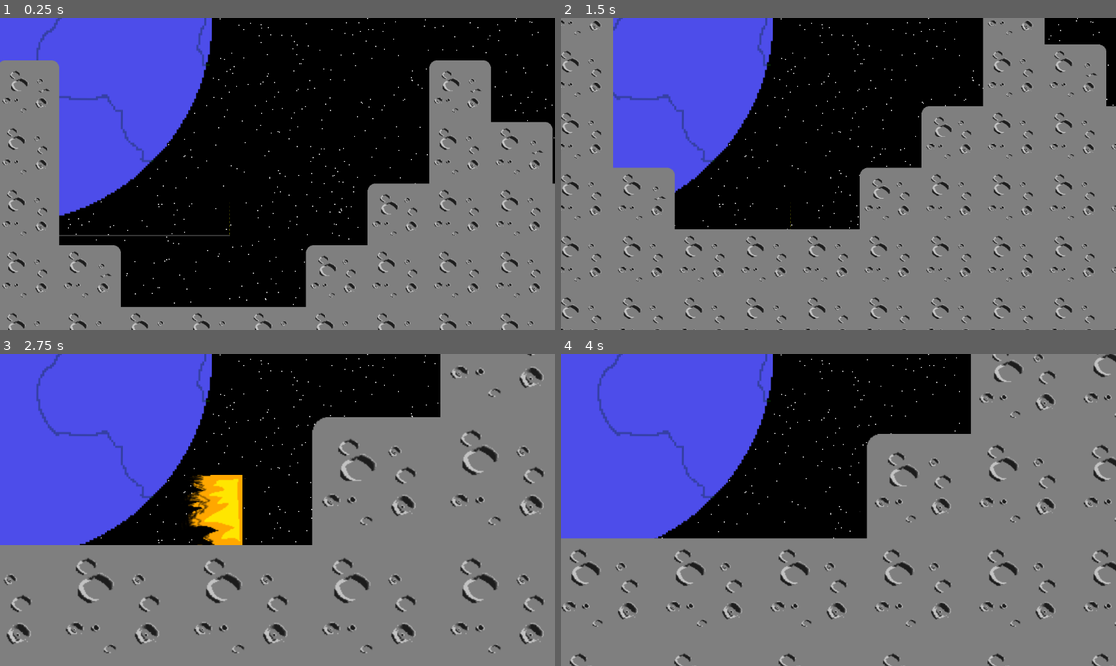
Above: before the commit, frames 1-4 (two rows, left to right).
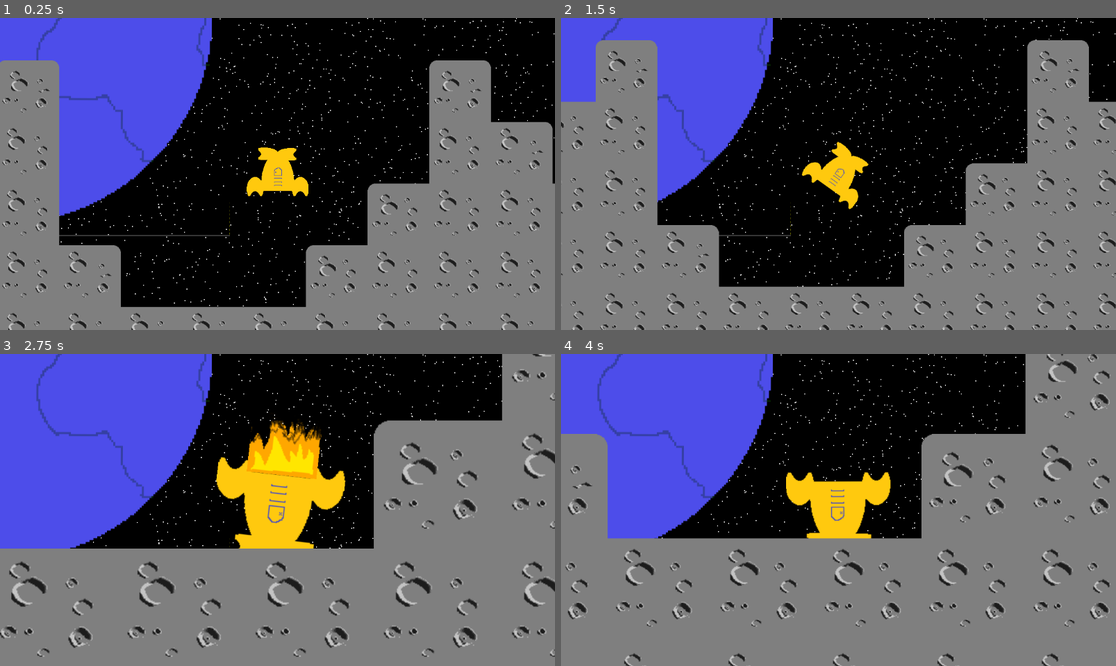
Above: after the commit, the same moments.

Repository: acidmath/DialIt
Game: Godot game, scene res://Main.tscn
The game is run twice, just before and just after one commit, with the same random seed, the same clock (stepped at 60 frames per second) and the same inputs. Sound files missing from this copy of the repository are replaced by a short silence.
Inputs (mouse positions are in pixels of both pictures, inside the frame that each line leads up to):
- Up to frame 1 (0.25 s): no input
- Up to frame 2 (1.5 s): move the mouse to (960, 158) at 0.52 s; hold W (thrust) 0.53-1.28 s; hold A (lRot) 0.53-1.28 s; tap Right (rRot) at 0.8, 1.35 s; move the mouse to (727, 189) at 1.27 s
- Up to frame 3 (2.75 s): tap A (lRot) at 1.55 s; move the mouse to (333, 441) at 2.02 s; hold W (thrust) from 2.03 s (still down); hold Mouse wheel up (ZoomIn) from 2.03 s (still down); tap Right (rRot) at 2.3 s
- Up to frame 4 (4 s): move the mouse to (810, 572) at 2.77 s; release Mouse wheel up (ZoomIn) at 2.78 s; tap Mouse wheel down (ZoomOut) at 2.85 s; tap A (lRot) at 3.05 s; move the mouse to (1005, 556) at 3.52 s; release W (thrust) at 3.53 s; hold A (lRot) from 3.53 s (still down); tap Right (rRot) at 3.8 s

The runs differ from the first frame. In frame 1, 1.4% of the frame differs, in the area x 10-100%, y 0-93%; in frame 2, 29%, in the area x 0-100%, y 0-100%; in frame 3, 21%; in frame 4, 17%.

Commit message:
we all live

Diff:
--- a/Background.gd
+++ b/Background.gd
@@ -1,5 +1,6 @@
 extends Node2D
 @onready var canvas_layer = $"."
+const inverseProbability = 500
 var origin = Vector2(0, 0)
 var screenRect
 var random
@@ -17,7 +18,7 @@
 	# setup star randomizer
 	random = RandomNumberGenerator.new()
 	random.randomize()
-	magicNumber = random.randi() % 1000
+	magicNumber = random.randi() % inverseProbability
 
 	# connect to window size changes
 	get_window().size_changed.connect(OnWindowSizeChanged)
@@ -57,7 +58,7 @@
 		DrawStar(coord)
 
 func DrawRandomStar(x: int, y: int):
-	if random.randi() % 1000 == magicNumber:
+	if random.randi() % inverseProbability == magicNumber:
 		var coord = Vector2(x, y)
 		DrawStar(coord)
 		oldStars.append(coord)
--- a/Controls.gd
+++ b/Controls.gd
@@ -1,32 +1,35 @@
 extends RigidBody2D
 const ENGINE_FORCE_STEP_MAX = 10
 const THRUST_DELTA_UPDATE_THRESHOLD = 0.5
-var engine_force_step = 0
-var engine_force = 200.0
-var spin_force = 100.0
+const TopPosition = Vector2(0, -64)
+var engineForceStep = 0
+var engineForce = 200.0
+var spinForce = 100.0
 var lastThrustDeltaUpdate = 0
 @onready var audio_stream_player_2d = $AudioStreamPlayer2D
 @onready var fire_sprite_2d = $FireSprite2D
 
 func _physics_process(_delta):
 	if Input.is_action_pressed("lRot"):
-		apply_torque_impulse(-spin_force)
+		apply_force(Vector2.from_angle(rotation + PI) * spinForce, TopPosition.rotated(rotation + PI))
+		print(Vector2.from_angle(rotation + PI))
 	if Input.is_action_pressed("rRot"):
-		apply_torque_impulse(spin_force)
+		apply_force(Vector2.from_angle(rotation) * spinForce, TopPosition.rotated(rotation))
+		print(Vector2.from_angle(rotation))
 	if Input.is_action_pressed("thrust"):
-		if(engine_force_step < ENGINE_FORCE_STEP_MAX):
-			engine_force_step += 1
+		if engineForceStep < ENGINE_FORCE_STEP_MAX:
+			engineForceStep += 1
 
-		apply_central_force(Vector2.from_angle(rotation - PI/2) * engine_force * engine_force_step)
-	elif(engine_force_step > 0):
-		engine_force_step -= 1
+		apply_central_force(Vector2.from_angle(rotation - PI/2) * engineForce * engineForceStep)
+	elif engineForceStep > 0:
+		engineForceStep -= 1
 
-	if(engine_force_step == 0):
+	if engineForceStep == 0:
 		fire_sprite_2d.visible = false
 		audio_stream_player_2d.stream_paused = true
 	else:
 		fire_sprite_2d.visible = true
 		audio_stream_player_2d.stream_paused = false
-		fire_sprite_2d.scale.x = engine_force_step * 0.1
-		fire_sprite_2d.scale.y = engine_force_step * 0.1
-		audio_stream_player_2d.volume_db = linear_to_db(abs(engine_force_step) * 0.1)
+		fire_sprite_2d.scale.x = engineForceStep * 0.1
+		fire_sprite_2d.scale.y = engineForceStep * 0.1
+		audio_stream_player_2d.volume_db = linear_to_db(abs(engineForceStep) * 0.1)
--- a/Main.tscn
+++ b/Main.tscn
@@ -1,7 +1,7 @@
 [gd_scene load_steps=18 format=4 uid="uid://omkqitj3by8v"]
 
 [ext_resource type="Script" path="res://Controls.gd" id="1_up563"]
-[ext_resource type="Texture2D" uid="uid://cwjg0e8ke0qa" path="res://player/Lander_0.png" id="2_qn7y8"]
+[ext_resource type="Texture2D" uid="uid://dhtt3gq3hvmtp" path="res://player/Lander_1.png" id="2_cv023"]
 [ext_resource type="Script" path="res://player/camera_2d.gd" id="3_jmdgt"]
 [ext_resource type="Texture2D" uid="uid://dosflbl4771cc" path="res://player/fireSprite.png" id="3_ohatq"]
 [ext_resource type="AudioStream" uid="uid://cu185vlc38sq0" path="res://player/rocketShipSound.mp3" id="4_gqhyd"]
@@ -445,7 +445,7 @@
 shape = SubResource("RectangleShape2D_qb25u")
 
 [node name="Sprite2D" type="Sprite2D" parent="RigidBody2D"]
-texture = ExtResource("2_qn7y8")
+texture = ExtResource("2_cv023")
 
 [node name="Camera2D" type="Camera2D" parent="RigidBody2D"]
 script = ExtResource("3_jmdgt")
Binary file added: player/Lander_1.png
Not shown, added: player/Lander_1.png.import
